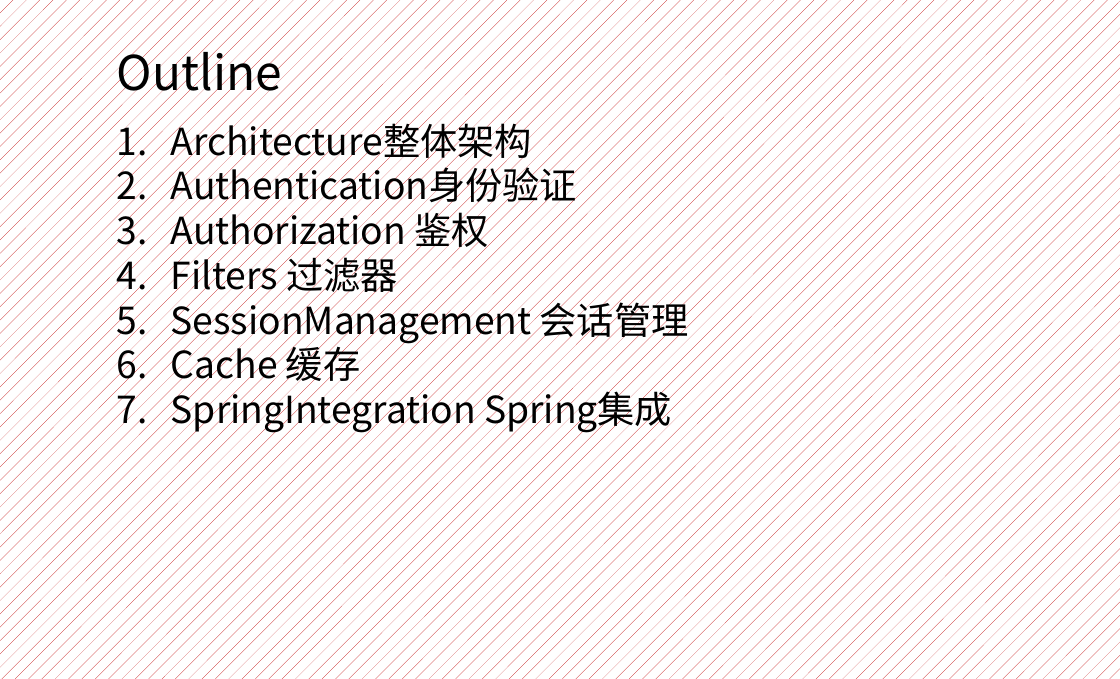
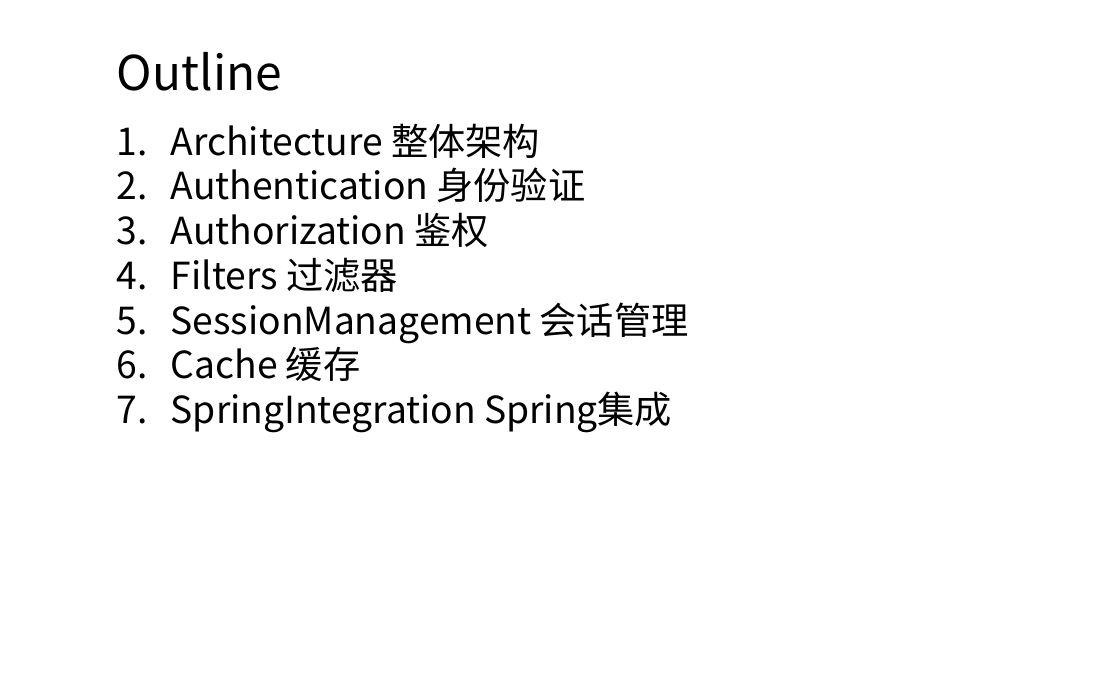
Before and after one commit to yanghaikun/shiro-in-action, a slide deck: slide 2 of shiro原理解析.pptx. Drawn at 1120x679 pixels with LibreOffice and Linux fonts; fonts in the diff are those of the drawing. Boxes give left, top, right and bottom in pixels: in the first picture for what was removed or moved away, otherwise in the second. Text is boxed around its words. In the diff, an @@ line names an element or a change of style, - is before the commit and + after.

```diff
--- a/shiro原理解析.pptx
+++ b/shiro原理解析.pptx
@@ background pattern #C00000 on #FFFFFF to #FFFFFF @@
@@ text at (171,123,586,202): spaces changed @@
-1. Architecture整体架构
-2. Authentication身份验证
+1. Architecture 整体架构
+2. Authentication 身份验证
```
Also in this commit, not shown: 17 other slides changed, 1 slide added, 1 slide removed.
